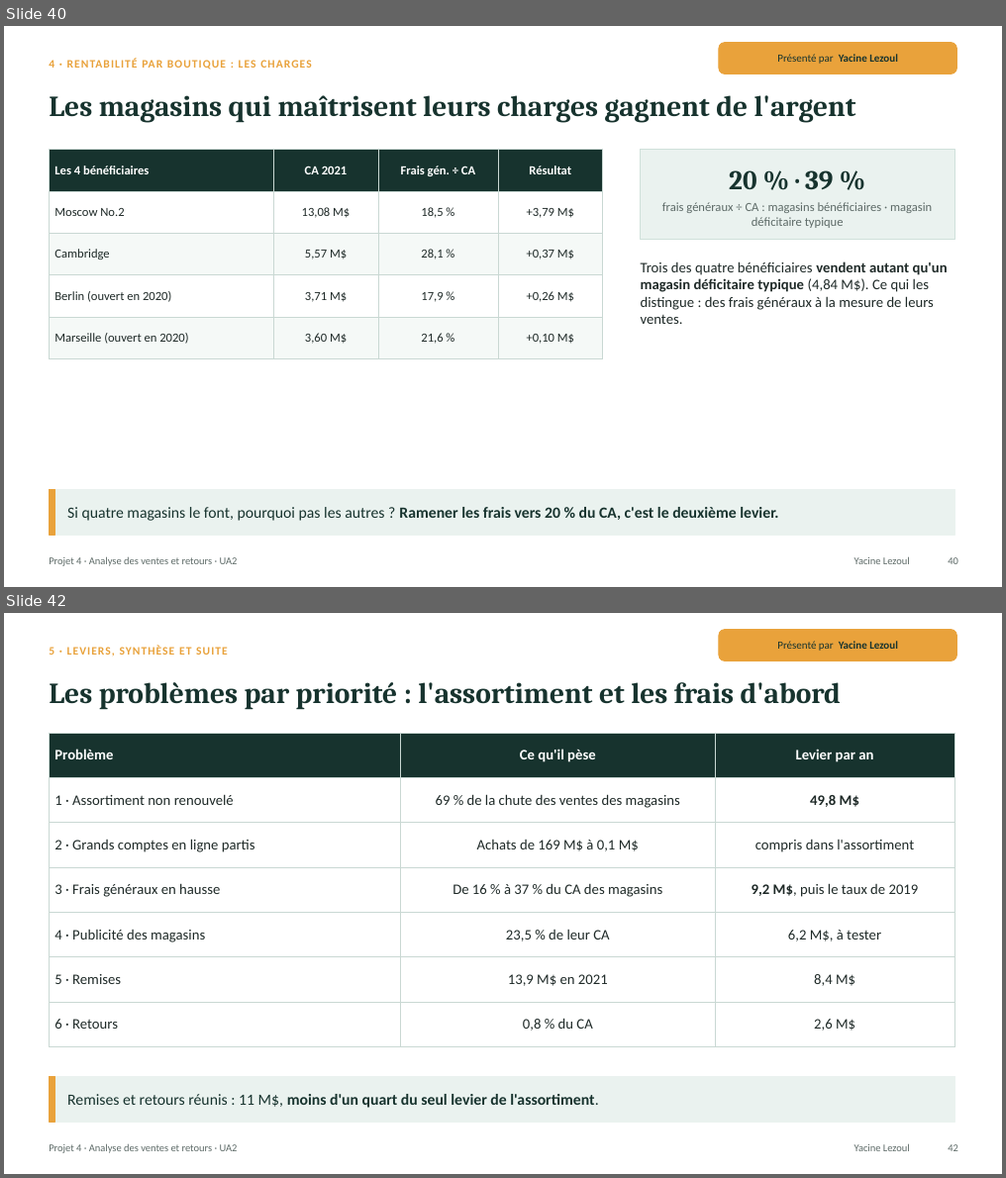
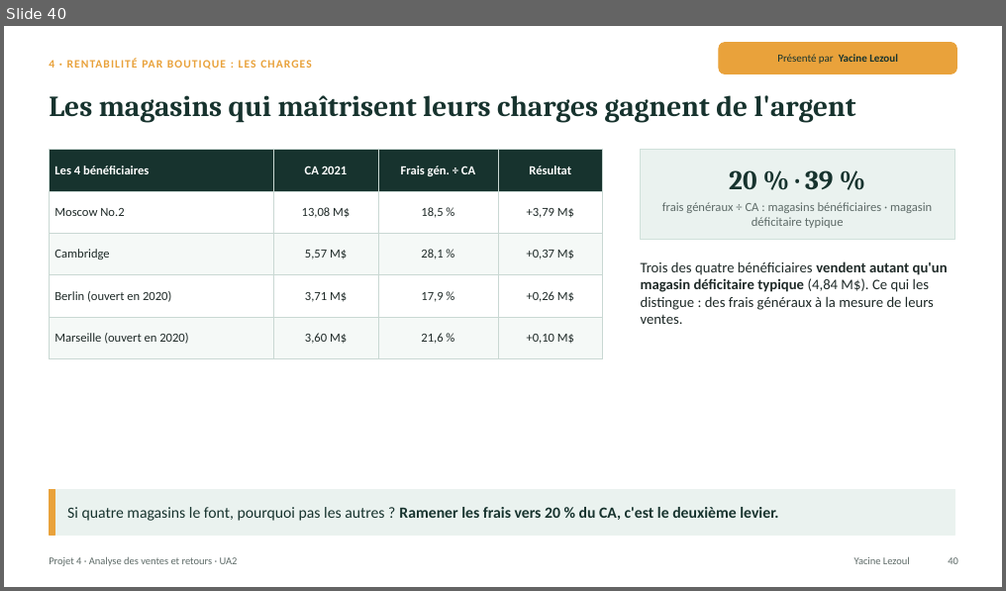
Before and after one commit to lezoul/projet4-contoso, a slide deck: reports/presentations/UA2_presentation_L3_L4.pptx. Shown one above the other, each under a label of ours: slides 40 and 42 before the commit, slide 40 after it; the slides between them are not shown. The pictures are 1006x1178 and 1006x591 pixels, drawn with LibreOffice and Linux fonts; fonts in the diff are those of the drawing. Boxes give left, top, right and bottom in pixels: in the first picture for what was removed or moved away, otherwise in the second. Text is boxed around its words. In the diff, an @@ line names an element or a change of style, - is before the commit and + after.

Commit message:
UA2 : présentation finale (jonction vers les charges, problèmes et leviers fusionnés, stock dormant bradé) et rapport L3+L4 corrigé

```diff
--- a/reports/presentations/UA2_presentation_L3_L4.pptx
+++ b/reports/presentations/UA2_presentation_L3_L4.pptx
@@ slide 42 removed at <box>4,613,1002,1174</box>, background #FFFFFF @@
@@ rounded rectangle removed at <box>719,630,957,661</box> @@
@@ text removed at <box>777,641,898,651</box> @@
-Présenté par Yacine Lezoul
@@ text removed at <box>49,645,228,657</box> @@
-5 · LEVIERS, SYNTHÈSE ET SUITE
@@ text removed at <box>49,682,841,710</box> @@
-Les problèmes par priorité : l'assortiment et les frais d'abord
@@ table removed at <box>49,733,954,1048</box>, 7 rows, 3 columns @@
-Problème | Ce qu'il pèse | Levier par an
-1 · Assortiment non renouvelé | 69 % de la chute des ventes des magasins | 49,8 M$
-2 · Grands comptes en ligne partis | Achats de 169 M$ à 0,1 M$ | compris dans l'assortiment
-3 · Frais généraux en hausse | De 16 % à 37 % du CA des magasins | 9,2 M$, puis le taux de 2019
-4 · Publicité des magasins | 23,5 % de leur CA | 6,2 M$, à tester
-5 · Remises | 13,9 M$ en 2021 | 8,4 M$
-6 · Retours | 0,8 % du CA | 2,6 M$
@@ rectangle removed at <box>49,1077,954,1122</box> @@
@@ rectangle removed at <box>49,1077,54,1122</box> @@
@@ text removed at <box>67,1094,599,1108</box> @@
-Remises et retours réunis : 11 M$, moins d'un quart du seul levier de l'assortiment.
@@ text removed at <box>49,1144,238,1154</box> @@
-Projet 4 · Analyse des ventes et retours · UA2
@@ text removed at <box>854,1144,910,1152</box> @@
-Yacine Lezoul
@@ text removed at <box>947,1145,958,1152</box> @@
-42
```
Also in this commit, not shown: 3 slides changed, 1 other file.
